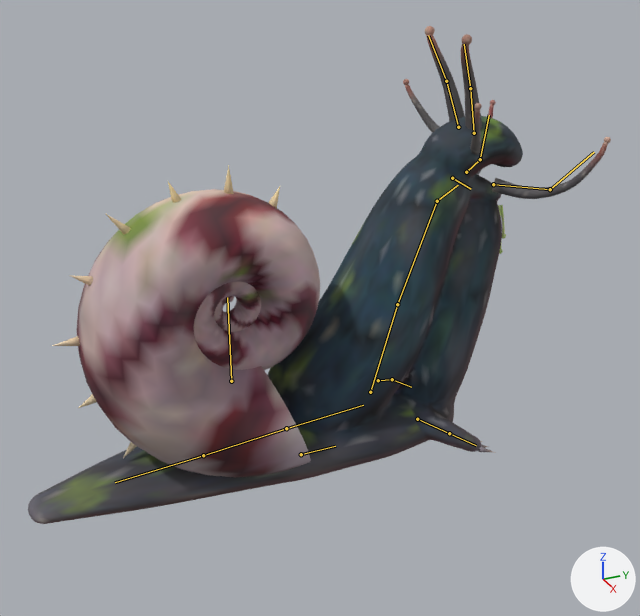
One commit to the glTF model src/assets/dusman/dusman_salyangoz.glb: the scene before it, then after it.
One viewpoint serves both versions: a 50 mm camera at (8.98, -4.17, 6.55) aimed at (0.23, -0.24, 2.17). The axes (+X, +Y, +Z) are drawn at lower right. The lights are the same throughout. The first picture is the older version. The bones that bend it are drawn over the model as lines. Objects named as collision shapes, trigger or cutter boxes, shadow casters or lower levels of detail are left out.

In view in the first picture: 'dusman_salyangoz_LOD0'.
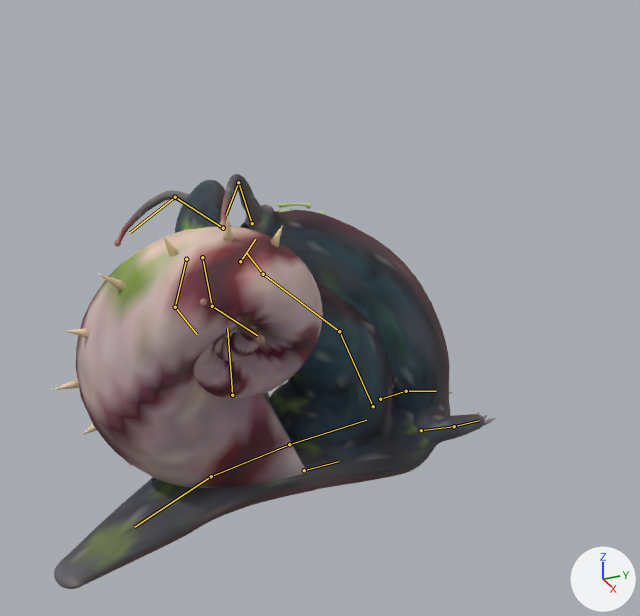
The newer file adds an action. The first version stands in its rest pose; the second is drawn at frame 44 of the action 'olum'.

The edits, one by one:
Bone 'kok' (bone_kok) moves from (0.0, 0.0, 0.0) to (0.1, 0.0, -0.18).
Bone 'govde' (bone_govde) turns from (0, 0, 0) to (0, -6, 0) degrees about its own x, y and z.
Bone 'boyun1' (bone_boyun1) turns from (0, 0, 0) to (38, 6, 2) degrees about its own x, y and z.
Bone 'boyun2' (bone_boyun2) turns from (0, 0, 0) to (30, 7, 3) degrees about its own x, y and z.
Bone 'bas' (bone_bas) turns from (0, 0, 0) to (22, 5, 9) degrees about its own x, y and z.
Bone 'agiz_L1' (bone_agiz_l1) turns from (0, 0, 0) to (32, 25, 17) degrees about its own x, y and z.
Bone 'agiz_L2' (bone_agiz_l2) turns from (0, 0, 0) to (25, 15, -4) degrees about its own x, y and z.
Bone 'agiz_R1' (bone_agiz_r1) turns from (0, 0, 0) to (32, -25, -17) degrees about its own x, y and z.
Bone 'agiz_R2' (bone_agiz_r2) turns from (0, 0, 0) to (25, -15, 4) degrees about its own x, y and z.
Bone 'anten_L1' (bone_anten_l1) turns from (0, 0, 0) to (52, 27, -11) degrees about its own x, y and z.
Bone 'anten_L2' (bone_anten_l2) turns from (0, 0, 0) to (41, 14, -9) degrees about its own x, y and z.
Bone 'anten_R1' (bone_anten_r1) turns from (0, 0, 0) to (52, -27, 11) degrees about its own x, y and z.
Bone 'anten_R2' (bone_anten_r2) turns from (0, 0, 0) to (41, -14, 9) degrees about its own x, y and z.
Bone 'cene' (bone_cene) turns from (0, 0, 0) to (-20, 0, 0) degrees about its own x, y and z.
Bone 'kabuk' (bone_kabuk) turns from (0, 0, 0) to (6, 0, -22) degrees about its own x, y and z.
Bone 'kol_L1' (bone_kol_l1) turns from (0, 0, 0) to (22, 4, 23) degrees about its own x, y and z.
Bone 'kol_R1' (bone_kol_r1) turns from (0, 0, 0) to (22, -4, -23) degrees about its own x, y and z.
Bone 'kuyruk' (bone_kuyruk) turns from (0, 0, 0) to (0, 3, -6) degrees about its own x, y and z.
Bone 'kuyruk2' (bone_kuyruk2) turns from (0, 0, 0) to (8, -1, -10) degrees about its own x, y and z.

What differs and where, as boxes (x1, y1, x2, y2) in the pictures (640 x 616 px):
'dusman_salyangoz_LOD0', posed (24% narrower, 17% shorter): before (28, 26, 611, 524); after (53, 174, 497, 589)
bone 'kok', root to tip: before (301, 454) to (335, 446); after (304, 470) to (338, 461)
bone 'govde', root to tip: before (286, 428) to (363, 405); after (289, 444) to (366, 420)
bone 'boyun1', root to tip: before (370, 392) to (397, 304); after (373, 406) to (339, 331)
bone 'boyun2', root to tip: before (397, 304) to (437, 201); after (339, 331) to (263, 274)
bone 'bas', root to tip: before (437, 201) to (458, 185); after (263, 274) to (246, 252)
bone 'agiz_L1', root to tip: before (493, 184) to (550, 189); after (252, 223) to (238, 182)
bone 'agiz_L2', root to tip: before (550, 189) to (594, 152); after (238, 182) to (226, 215)
bone 'agiz_R1', root to tip: before (466, 172) to (480, 159); after (223, 228) to (175, 197)
bone 'agiz_R2', root to tip: before (480, 159) to (489, 115); after (175, 197) to (130, 232)
bone 'anten_L1', root to tip: before (474, 133) to (470, 88); after (202, 257) to (212, 306)
bone 'anten_L2', root to tip: before (470, 88) to (464, 44); after (212, 306) to (257, 335)
bone 'anten_R1', root to tip: before (458, 127) to (446, 81); after (186, 259) to (175, 307)
bone 'anten_R2', root to tip: before (446, 81) to (428, 35); after (175, 307) to (197, 334)
bone 'cene', root to tip: before (452, 178) to (471, 189); after (240, 261) to (255, 239)
bone 'kabuk', root to tip: before (231, 381) to (227, 297); after (232, 395) to (227, 328)
bone 'kol_L1', root to tip: before (417, 419) to (449, 433); after (421, 430) to (454, 426)
bone 'kol_R1', root to tip: before (378, 380) to (392, 379); after (380, 399) to (406, 391)
bone 'kuyruk', root to tip: before (286, 428) to (203, 455); after (289, 444) to (211, 476)
bone 'kuyruk2', root to tip: before (203, 455) to (115, 482); after (211, 476) to (134, 527)
